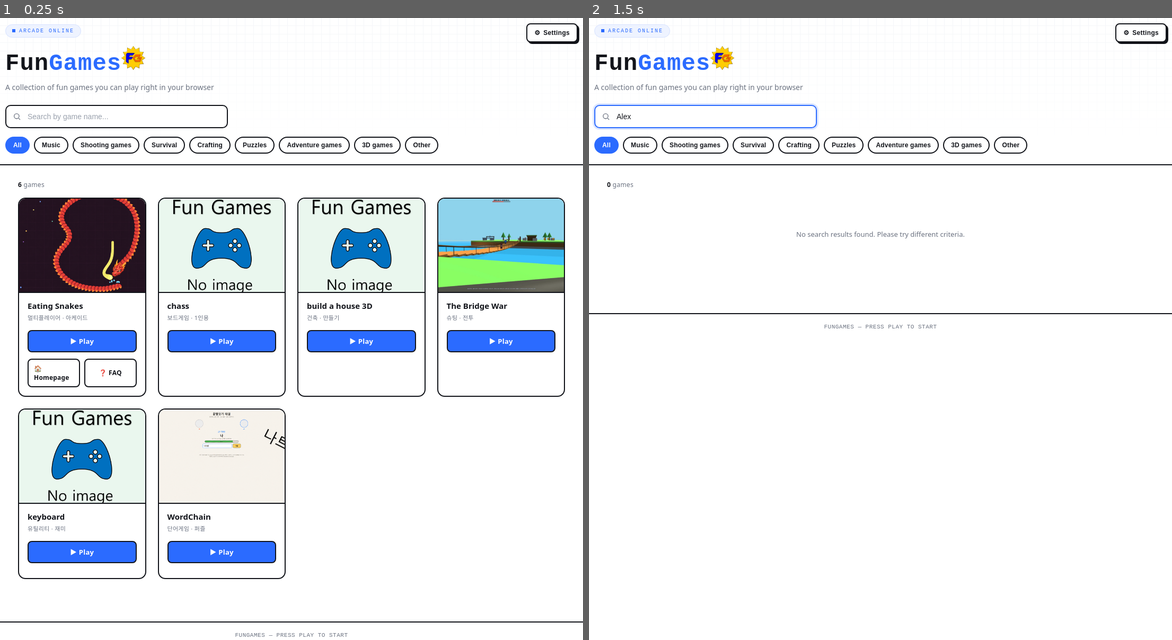
Above: before the commit, frames 1-2 (left to right).
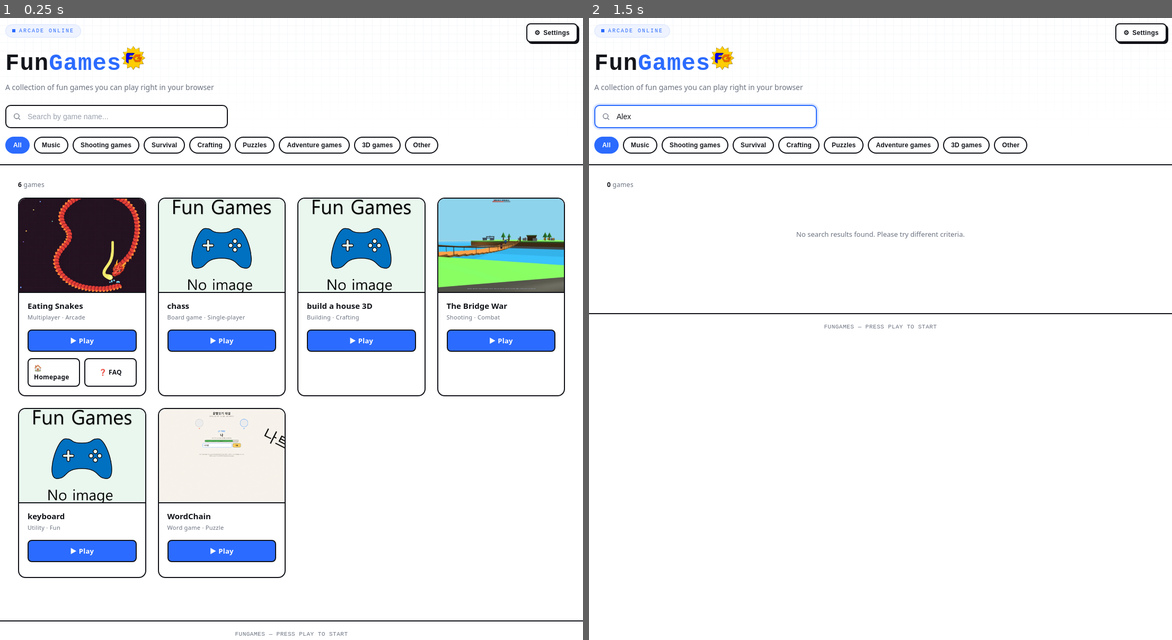
Above: after the commit, the same moments.

Repository: KangBaek-ho/fungames
Game: browser game, page index.html
Same seed, same stepped clock (60 frames per second), same inputs: the game is played once before the commit and once after it.
Inputs (mouse positions are in pixels of both pictures, inside the frame that each line leads up to):
- Up to frame 1 (0.25 s): no input
- Up to frame 2 (1.5 s): click (705, 117) at 0.27 s; type "Alex" at 0.27 s; hold D from 1.03 s (still down); tap Space at 1.1 s

The runs differ from the first frame. In frame 1, 2.2% of the frame differs, in the area x 0-100%, y 47-100%; in frame 2, nothing differs.

Commit message:
Update game tags and display names in index.html

Diff:
--- a/index.html
+++ b/index.html
@@ -386,6 +386,16 @@
       'builtin-keyboard':'키보드',
       'builtin-wordchain':'끝말잇기',
       'builtin-wargame-3d':'다리 전쟁'
+    },
+    gameTags:{
+      'builtin-eating-snakes':'멀티플레이어 · 아케이드',
+      'builtin-chess':'보드게임 · 1인용',
+      'builtin-build-a-house-3d':'건축 · 만들기',
+      'builtin-wargame':'슈팅 · 전투',
+      'builtin-keyboard':'유틸리티 · 재미',
+      'builtin-wordchain':'단어게임 · 퍼즐',
+      'builtin-wargame-3d':'슈팅 · 3D',
+      'builtin-build-a-house-3d-cat':'건축 · 3D'
     }
   },
   en: {
@@ -400,7 +410,17 @@
     countSuffix:' games',
     emptyState:'No search results found. Please try different criteria.',
     categories:{ '전체':'All','음악':'Music','총게임':'Shooting games','서바이벌':'Survival','만들기':'Crafting','퍼즐':'Puzzles','모험게임':'Adventure games','3D게임':'3D games','기타':'Other' },
-    gameNames:{}
+    gameNames:{},
+    gameTags:{
+      'builtin-eating-snakes':'Multiplayer · Arcade',
+      'builtin-chess':'Board game · Single-player',
+      'builtin-build-a-house-3d':'Building · Crafting',
+      'builtin-wargame':'Shooting · Combat',
+      'builtin-keyboard':'Utility · Fun',
+      'builtin-wordchain':'Word game · Puzzle',
+      'builtin-wargame-3d':'Shooting · 3D',
+      'builtin-build-a-house-3d-cat':'Building · 3D'
+    }
   }
 };
 let currentLang = localStorage.getItem('fungames_lang') || 'en';
@@ -981,6 +1001,7 @@
 
   grid.innerHTML = games.map(g=>{
     const displayName = t.gameNames[g.id] || g.name;
+    const displayTag = t.gameTags[g.id] || g.tag || g.category;
     return `
     <div class="gameCard" data-id="${escapeHtml(g.id)}" data-bg="${g.bgUrl ? '1' : '0'}">
       <div class="thumb">
@@ -988,7 +1009,7 @@
       </div>
       <div class="cardBody">
         <div class="gameTitle">${escapeHtml(displayName)}</div>
-        <div class="gameTag">${escapeHtml(g.tag || g.category)}</div>
+        <div class="gameTag">${escapeHtml(displayTag)}</div>
         <a class="playBtn" href="${escapeHtml(g.url)}" data-id="${escapeHtml(g.id)}" rel="noopener">${escapeHtml(t.playBtn)}</a>
         <div class="linkRow">
           ${g.homeUrl ? `<a class="linkBtn" href="${escapeHtml(g.homeUrl)}" target="_blank" rel="noopener">${escapeHtml(t.homepageBtn)}</a>` : ''}
